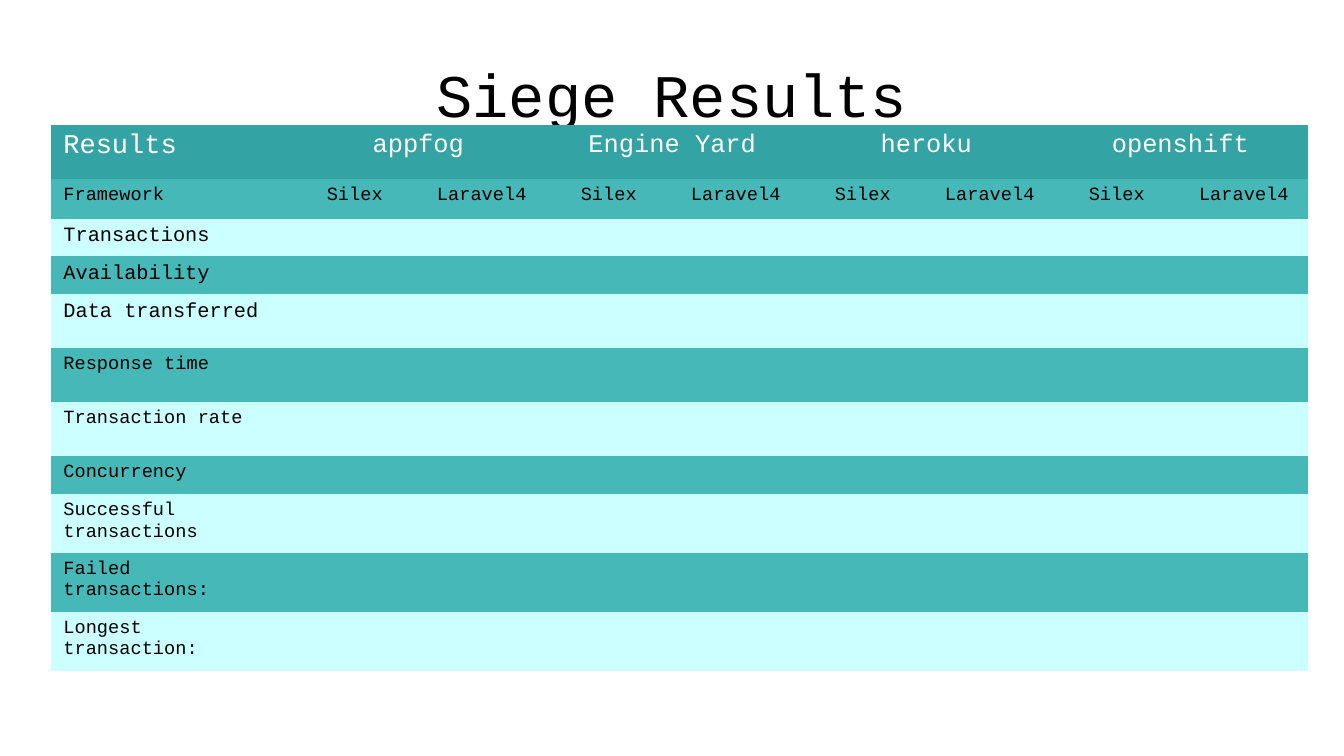
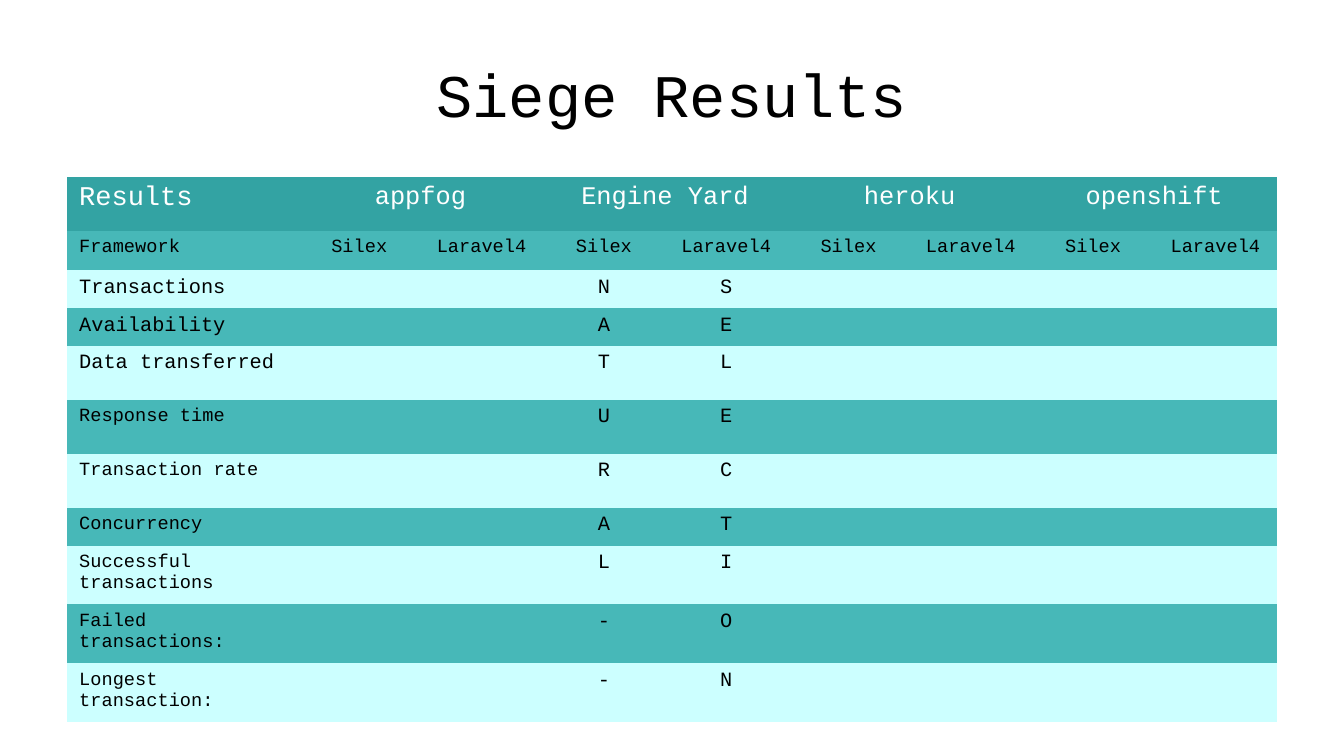
Before and after one commit to emgiezet/meetphp-8, a slide deck: slide 21 of presentation/presentation.odp. Drawn at 1344x756 pixels with LibreOffice and Linux fonts; fonts in the diff are those of the drawing; background and template pictures are left out. Boxes give left, top, right and bottom in pixels: in the first picture for what was removed or moved away, otherwise in the second. Text is boxed around its words. In the diff, an @@ line names an element or a change of style, - is before the commit and + after.

```diff
--- a/presentation/presentation.odp
+++ b/presentation/presentation.odp
@@ table at (67,177,1273,722) @@
-row 3, column 4: 
+row 3, column 4: N
-row 3, column 5: 
+row 3, column 5: S
-row 4, column 4: 
+row 4, column 4: A
-row 4, column 5: 
+row 4, column 5: E
-row 5, column 4: 
+row 5, column 4: T
-row 5, column 5: 
+row 5, column 5: L
-row 6, column 4: 
+row 6, column 4: U
-row 6, column 5: 
+row 6, column 5: E
-row 7, column 4: 
+row 7, column 4: R
-row 7, column 5: 
+row 7, column 5: C
-row 8, column 4: 
+row 8, column 4: A
-row 8, column 5: 
+row 8, column 5: T
-row 9, column 4: 
+row 9, column 4: L
-row 9, column 5: 
+row 9, column 5: I
-row 10, column 4: 
+row 10, column 4: -
-row 10, column 5: 
+row 10, column 5: O
-row 11, column 4: 
+row 11, column 4: -
-row 11, column 5: 
+row 11, column 5: N
@@ table: place and size @@
-table at (51,126,1306,671)
+table at (67,177,1273,722)
```
Also in this commit, not shown: 7 other slides changed, 8 slides added, 3 slides removed, 7 other files.
